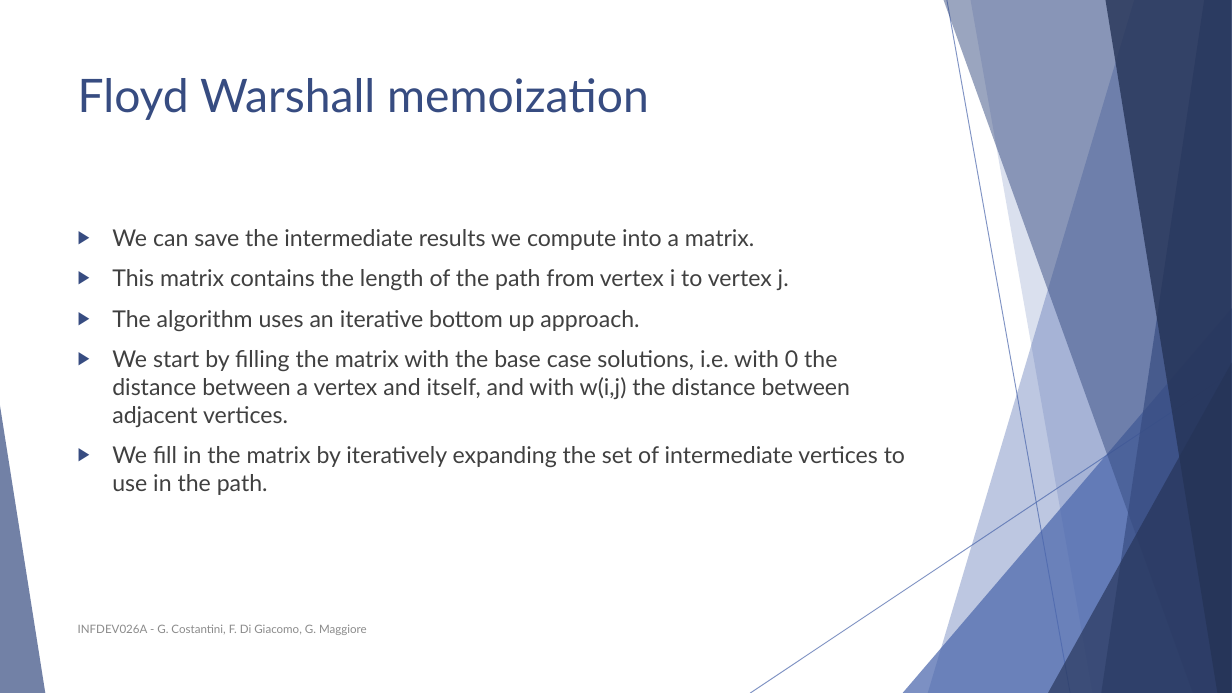
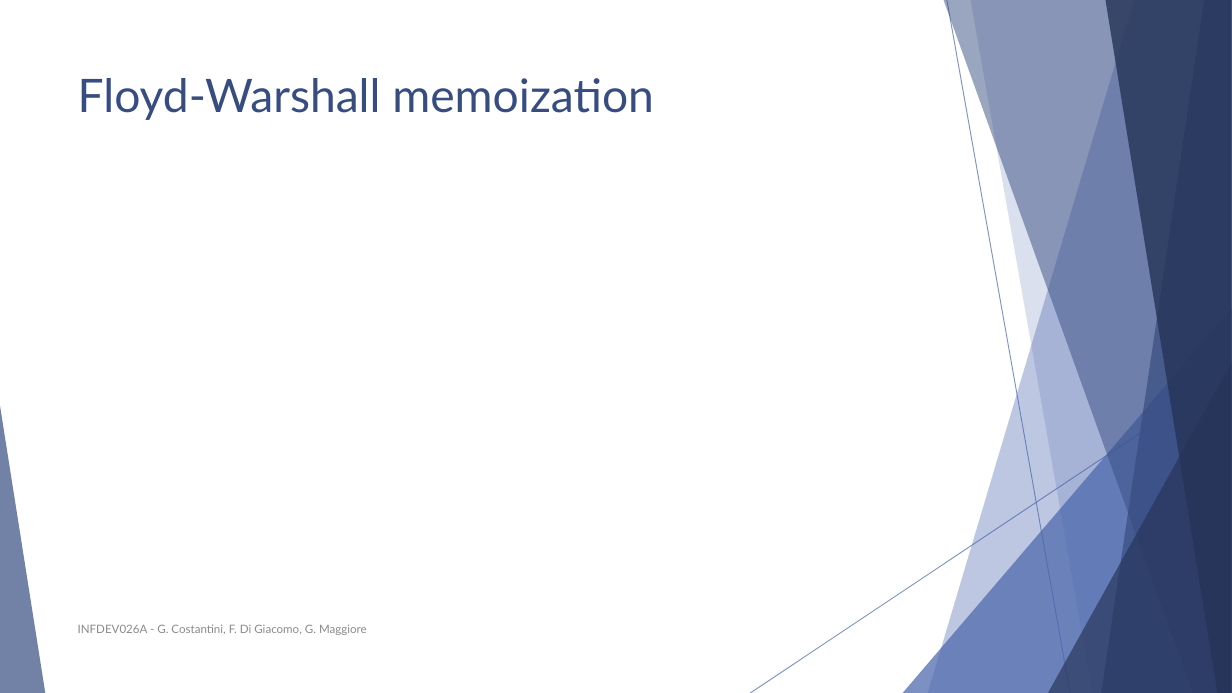
Before and after one commit to polyanos/INFDEV01-6A, a slide deck: slide 23 of Slides/Week 6 - Dynamic Programming, Floyd Warshall.pptx. Drawn at 1232x693 pixels with LibreOffice and Linux fonts; fonts in the diff are those of the drawing; grey boxes stand for pictures. Boxes give left, top, right and bottom in pixels: in the first picture for what was removed or moved away, otherwise in the second. Text is boxed around its words. In the diff, an @@ line names an element or a change of style, - is before the commit and + after.

```diff
--- a/Slides/Week 6 - Dynamic Programming, Floyd Warshall.pptx
+++ b/Slides/Week 6 - Dynamic Programming, Floyd Warshall.pptx
@@ title at box(78, 78, 654, 120): text changed @@
-Floyd Warshall memoization
+Floyd-Warshall memoization
@@ text removed at box(112, 229, 905, 495) @@
-▶ We can save the intermediate results we compute into a matrix.
-▶ This matrix contains the length of the path from vertex i to vertex j.
-▶ The algorithm uses an iterative bottom up approach.
-▶ We start by filling the matrix with the base case solutions, i.e. with 0 the distance between a vertex and itself, and with w(i,j) the distance between adjacent vertices.
-▶ We fill in the matrix by iteratively expanding the set of intermediate vertices to use in the path.
```
Also in this commit, not shown: 3 other slides changed.
